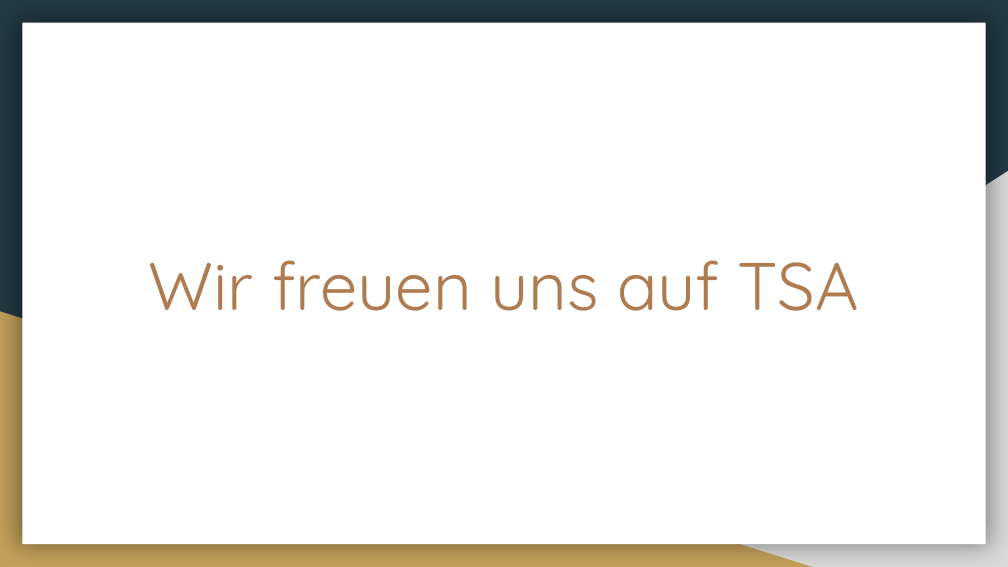
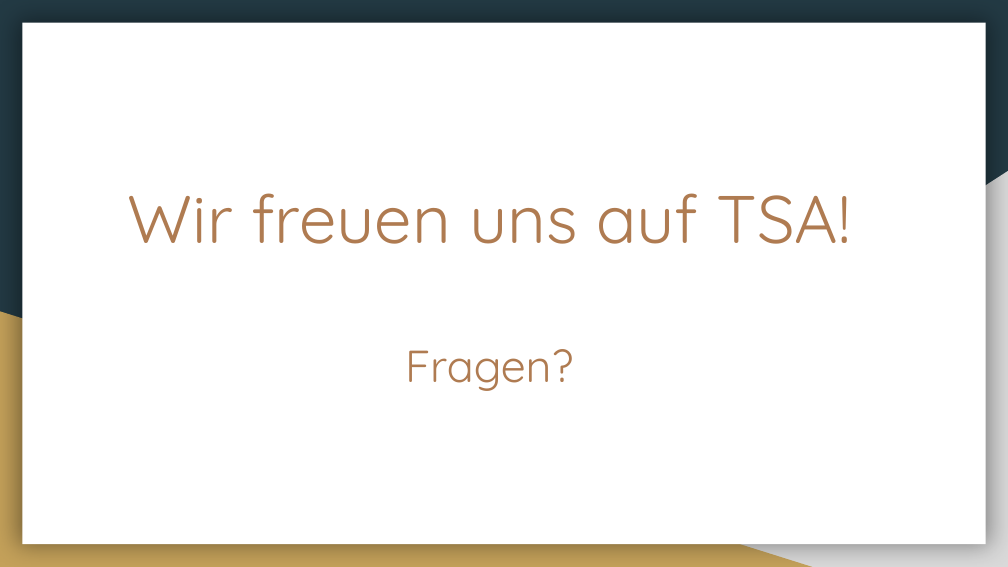
Before and after one commit to Lexa-Heda/TSA, a slide deck: slide 9 of TSA_Vortrag.pptx. Drawn at 1008x567 pixels with LibreOffice and Linux fonts; fonts in the diff are those of the drawing. Boxes give left, top, right and bottom in pixels: in the first picture for what was removed or moved away, otherwise in the second. Text is boxed around its words. In the diff, an @@ line names an element or a change of style, - is before the commit and + after.

```diff
--- a/TSA_Vortrag.pptx
+++ b/TSA_Vortrag.pptx
@@ title at (x1=128, y1=193, x2=850, y2=391): text changed @@
-Wir freuen uns auf TSA
+Wir freuen uns auf TSA!
+Fragen?
```
Also in this commit, not shown: 6 other slides changed, 1 slide added, 1 slide removed, 2 other files.
